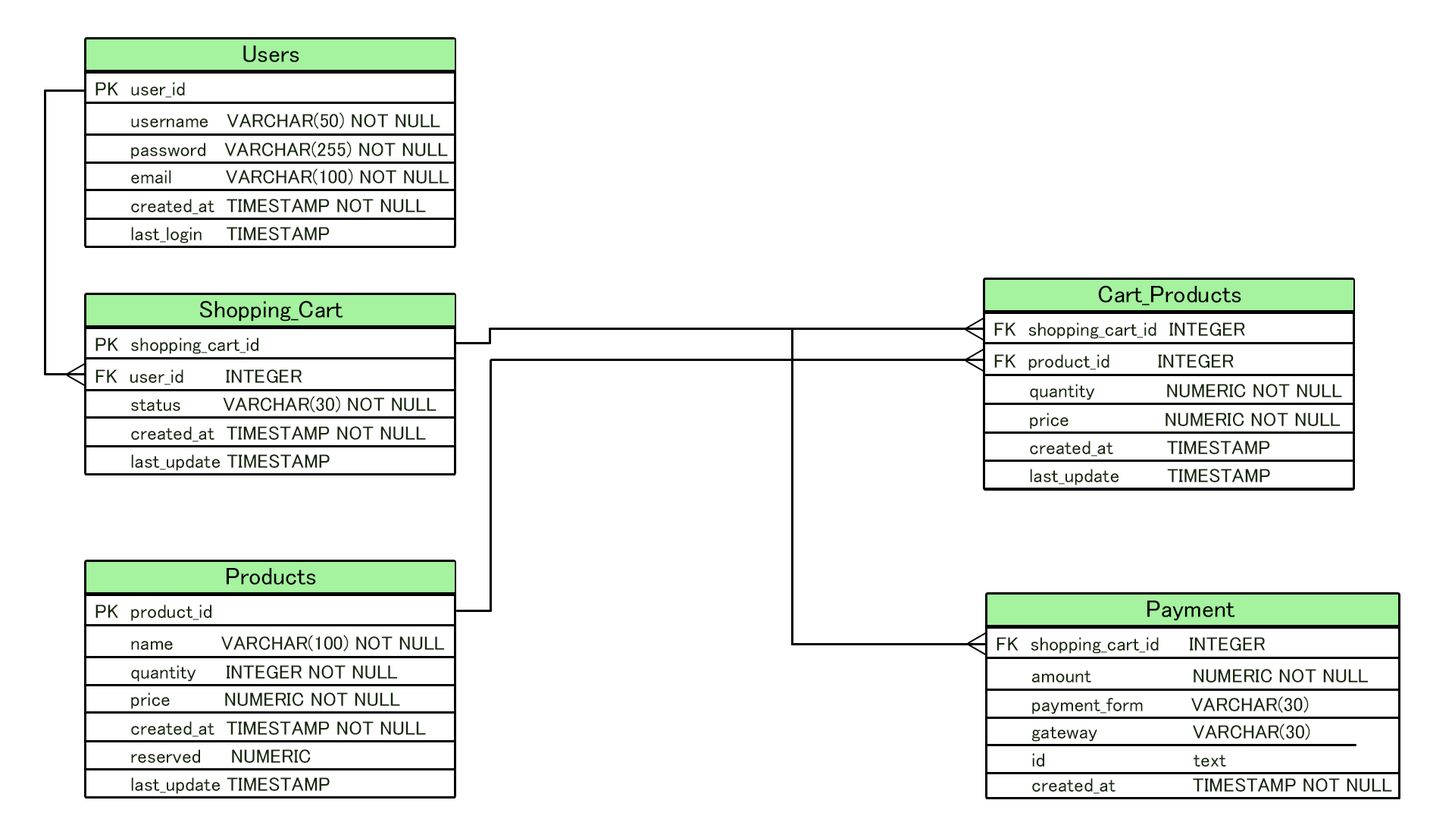
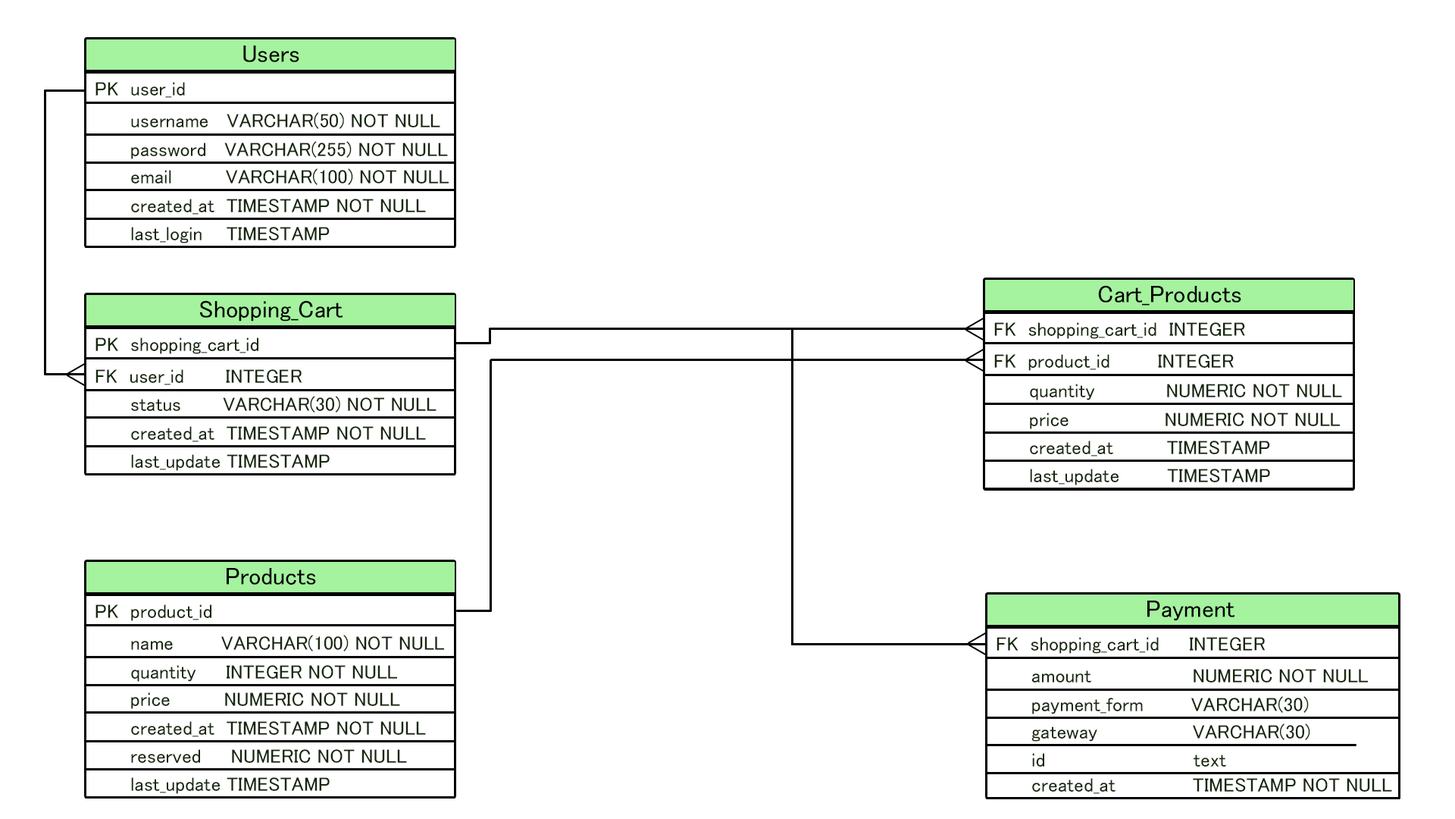
Two versions of the same layered image (w=1455, h=819). Layer-by-layer changes:
renamed "reserved NUMERIC" to "reserved NUMERIC NOT NULL", painted on it over [318, 748, 408, 763]
